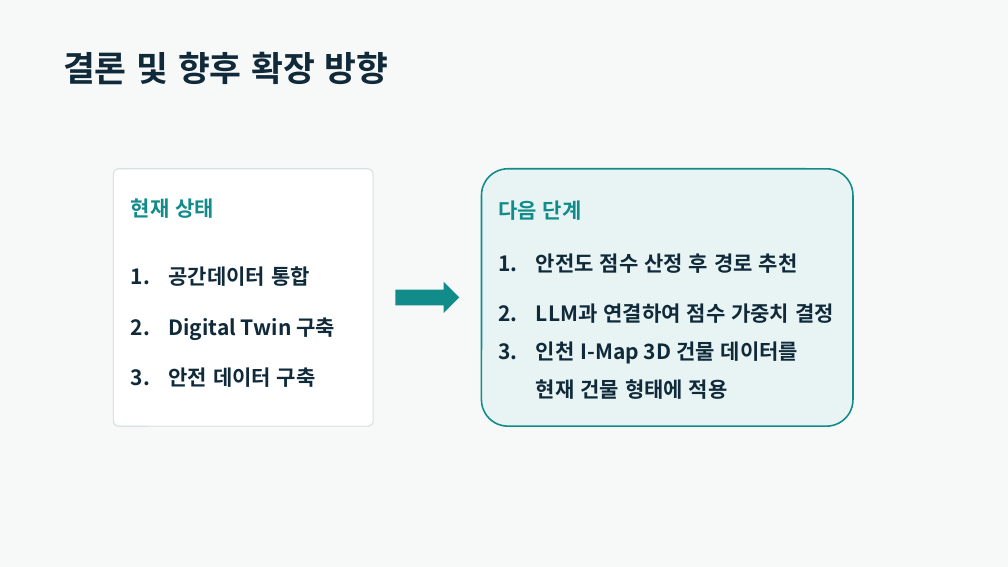
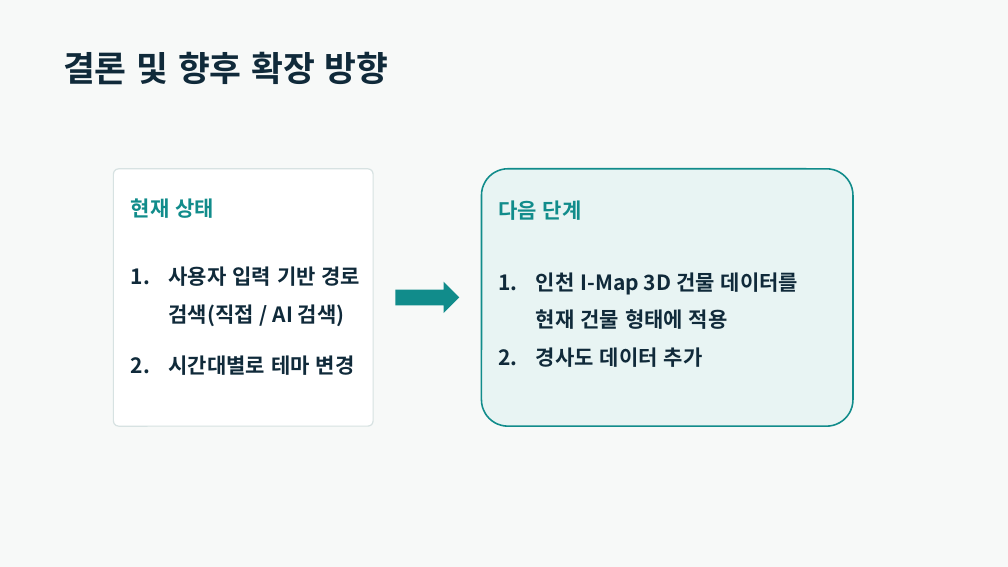
Before and after one commit to taein0926/SafeAlley, a slide deck: slide 10 of output/SafeAlley_Digital_Twin_발표자료_8p_v3.pptx (slide 11 before the commit). Drawn at 1008x567 pixels with LibreOffice and Linux fonts; fonts in the diff are those of the drawing. Boxes give left, top, right and bottom in pixels: in the first picture for what was removed or moved away, otherwise in the second. Text is boxed around its words. In the diff, an @@ line names an element or a change of style, - is before the commit and + after.

```diff
--- a/output/SafeAlley_Digital_Twin_발표자료_8p_v3.pptx
+++ b/output/SafeAlley_Digital_Twin_발표자료_8p_v3.pptx
@@ text at box(168, 266, 361, 375): text changed @@
-1. 공간데이터 통합
-2. Digital Twin 구축
-3. 안전 데이터 구축
+1. 사용자 입력 기반 경로 검색(직접 / AI 검색)
+2. 시간대별로 테마 변경
@@ text at box(536, 253, 834, 323): paragraphs removed @@
-1. 안전도 점수 산정 후 경로 추천
-2. LLM과 연결하여 점수 가중치 결정
@@ text at box(536, 347, 703, 367): paragraph added @@
+2. 경사도 데이터 추가
```
Also in this commit, not shown: 1 other slide changed, 1 slide removed, 8 other files.
